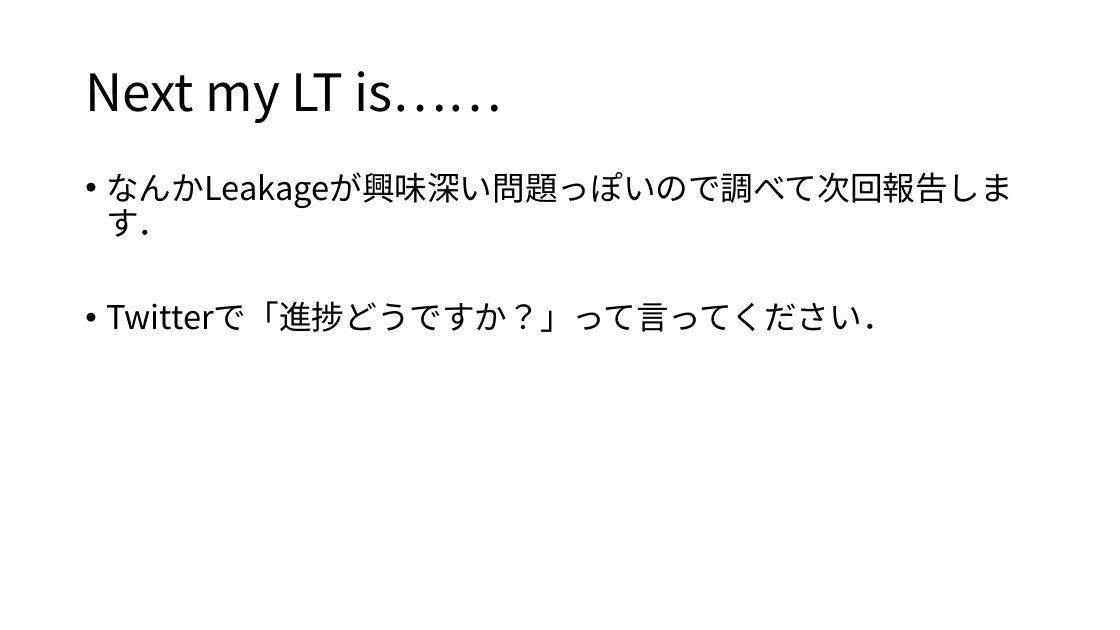
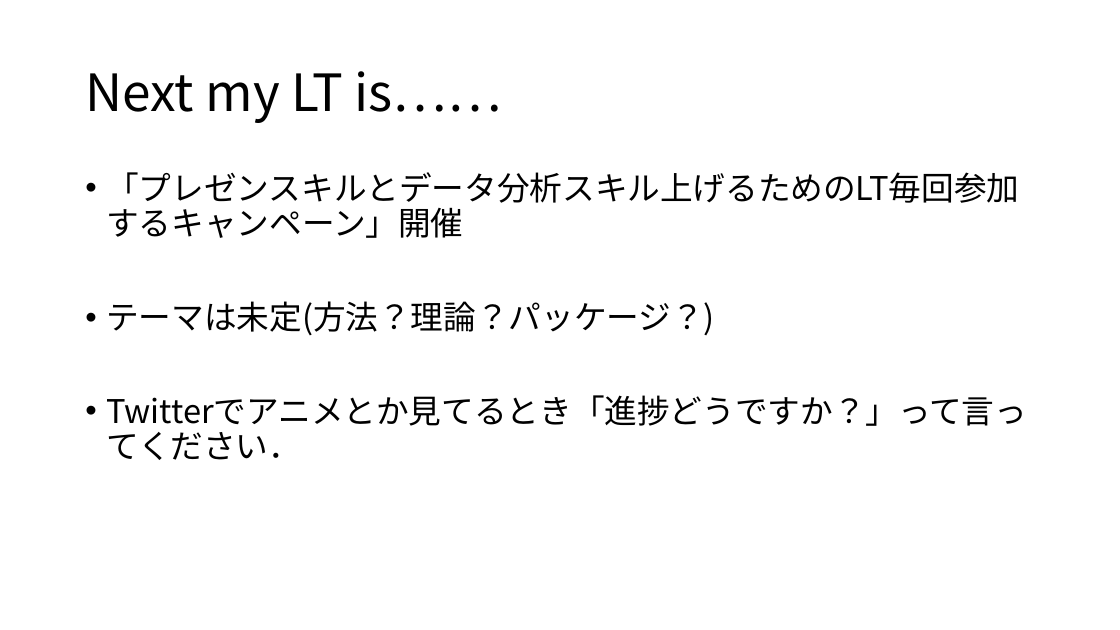
Before and after one commit to 8-u8/Kaggle, a slide deck: slide 31 of Santander/output/caretパッケージを使ったXGBoostのformula型.pptx (slide 27 before the commit). Drawn at 1120x630 pixels with LibreOffice and Linux fonts; fonts in the diff are those of the drawing. Boxes give left, top, right and bottom in pixels: in the first picture for what was removed or moved away, otherwise in the second. Text is boxed around its words. In the diff, an @@ line names an element or a change of style, - is before the commit and + after.

```diff
--- a/Santander/output/caretパッケージを使ったXGBoostのformula型.pptx
+++ b/Santander/output/caretパッケージを使ったXGBoostのformula型.pptx
@@ text at <box>106,172,1027,460</box>: text changed @@
-• なんかLeakageが興味深い問題っぽいので調べて次回報告します．
-• Twitterで「進捗どうですか？」って言ってください．
+• 「プレゼンスキルとデータ分析スキル上げるためのLT毎回参加するキャンペーン」開催
+• テーマは未定(方法？理論？パッケージ？)
+• Twitterでアニメとか見てるとき「進捗どうですか？」って言ってください．
```
Also in this commit, not shown: 15 other slides changed, 5 slides added, 1 slide removed, 2 other files.
